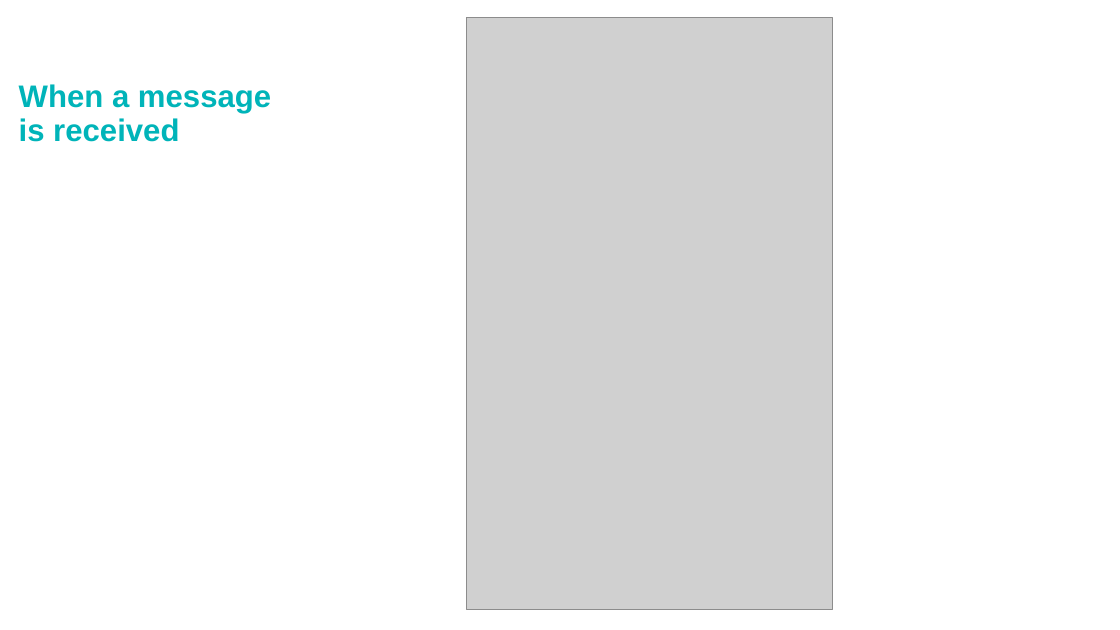
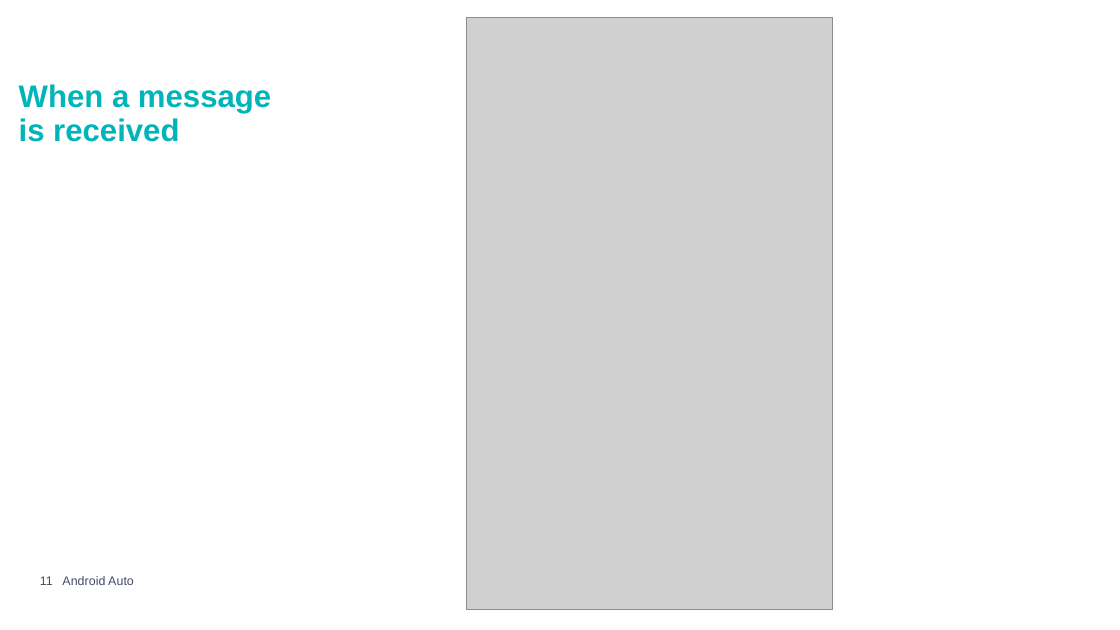
Before and after one commit to mpiresgro/AndroidAutoInfo, a slide deck: slide 11 of PowerPoint Final/Presentation_Joao_Mauro.pptx. Drawn at 1120x630 pixels with LibreOffice and Linux fonts; fonts in the diff are those of the drawing; grey boxes stand for pictures; background and template pictures are left out. Boxes give left, top, right and bottom in pixels: in the first picture for what was removed or moved away, otherwise in the second. Text is boxed around its words. In the diff, an @@ line names an element or a change of style, - is before the commit and + after.

```diff
--- a/PowerPoint Final/Presentation_Joao_Mauro.pptx
+++ b/PowerPoint Final/Presentation_Joao_Mauro.pptx
@@ page number: place and size @@
-page number at (0,588,44,629)
+page number at (40,576,53,585)
@@ page number at (40,576,53,585): size 1 to 8 pt, text colour none to #464B69 @@
@@ text added at (62,576,134,585), 8 pt, text #464B69 @@
+Android Auto
```
Also in this commit, not shown: 1 other slide changed.
